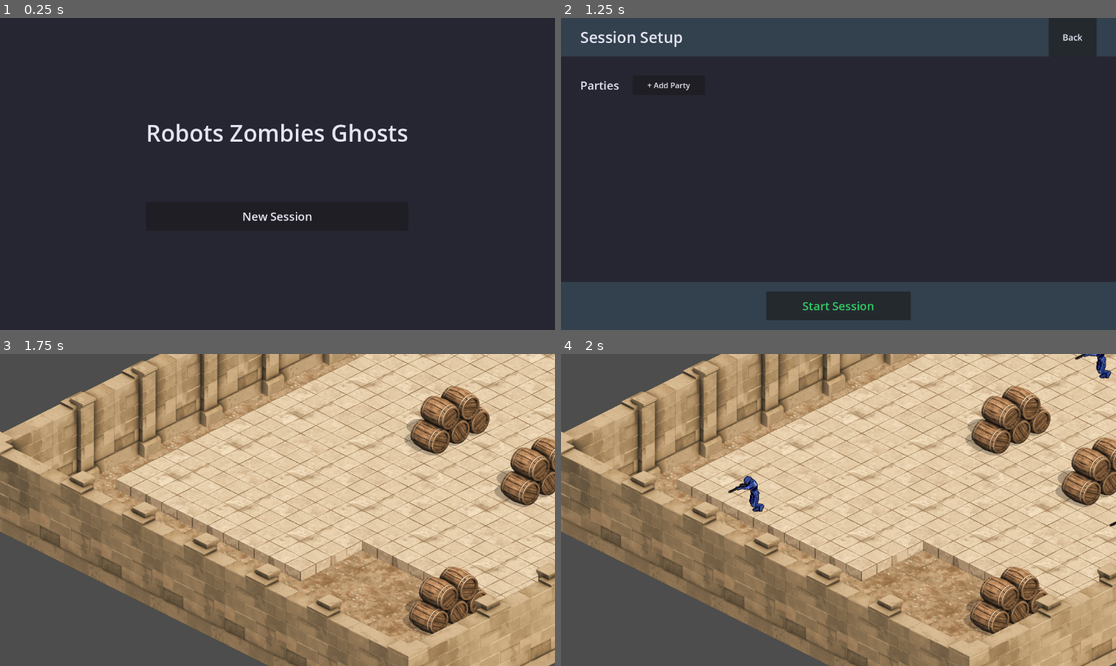
Above: before the commit, frames 1-4 (two rows, left to right).
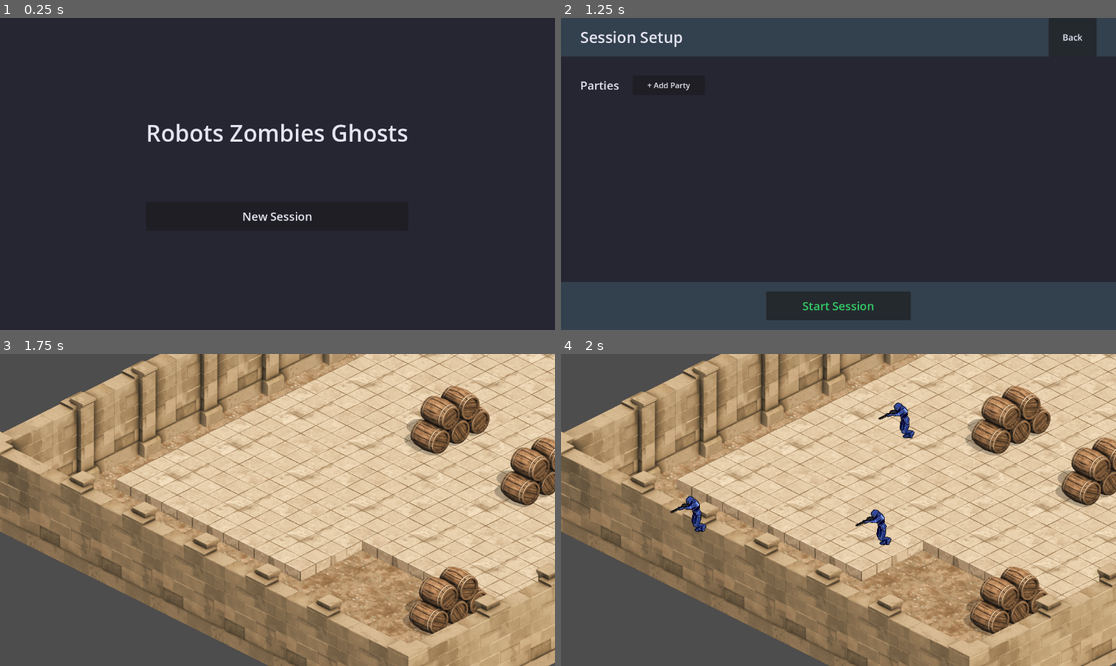
Above: after the commit, the same moments.

Repository: iolmstead23/robots-zombies-ghosts
Game: Godot game, scene res://Controllers/SessionController/UI/main_menu.tscn
Same seed, same stepped clock (60 frames per second), same inputs: the game is played once before the commit and once after it.
Inputs:
- Up to frame 1 (0.25 s): no input
- Up to frame 2 (1.25 s): click "New Session" at 0.5 s
- Up to frame 3 (1.75 s): click "Start Session" at 1.25 s
- Up to frame 4 (2 s): no input

Frames 1-3 are identical in both runs. In frame 4, 1.2% of the frame differs, in the area x 19-100%, y 0-62%.

Commit message:
added readme

Diff:
--- a/Agents/agent.gd
+++ b/Agents/agent.gd
@@ -1,5 +1,4 @@
 extends CharacterBody2D
-class_name Agent
 
 ## Main agent controller for turn-based hex navigation
 
--- a/Controllers/AgentManager/Core/agent_manager.gd
+++ b/Controllers/AgentController/Core/agent_controller.gd
@@ -1,7 +1,7 @@
-class_name AgentManager
+class_name AgentController
 extends Node
 
-## AgentManager
+## AgentController
 ##
 ## Manages multiple agents in a turn-based system.
 ## Handles agent spawning, turn order, and movement tracking.
@@ -46,7 +46,7 @@
 		# Try to load default agent scene
 		agent_scene = load("res://Agents/agent.tscn")
 		if agent_scene == null:
-			push_error("[AgentManager] Failed to load default agent scene from res://Agents/agent.tscn")
+			push_error("[AgentController] Failed to load default agent scene from res://Agents/agent.tscn")
 
 
 ## Initialize the agent manager with required references
@@ -55,48 +55,48 @@
 	navigation_controller = nav_controller
 	_ensure_agent_scene_loaded()
 	is_initialized = true
-	print("[AgentManager] Initialized with grid and navigation controller")
+	print("[AgentController] Initialized with grid and navigation controller")
 
 
 ## Spawn agents at random positions within the navigation map
 func spawn_agents(count: int = -1) -> void:
-	print("[AgentManager] ===== SPAWN_AGENTS CALLED =====")
-	print("[AgentManager] Requested count: %d" % count)
-	print("[AgentManager] Initialized: %s" % is_initialized)
-	print("[AgentManager] In scene tree: %s" % is_inside_tree())
-	print("[AgentManager] Agent scene: %s" % ("Loaded" if agent_scene != null else "NULL"))
+	print("[AgentController] ===== SPAWN_AGENTS CALLED =====")
+	print("[AgentController] Requested count: %d" % count)
+	print("[AgentController] Initialized: %s" % is_initialized)
+	print("[AgentController] In scene tree: %s" % is_inside_tree())
+	print("[AgentController] Agent scene: %s" % ("Loaded" if agent_scene != null else "NULL"))
 
 	if not is_initialized:
-		push_error("[AgentManager] Cannot spawn agents - not initialized")
+		push_error("[AgentController] Cannot spawn agents - not initialized")
 		return
 
 	if count > 0:
 		agent_count = clamp(count, 1, 4)
 
-	print("[AgentManager] Will spawn %d agents" % agent_count)
+	print("[AgentController] Will spawn %d agents" % agent_count)
 
 	# Clear existing agents
 	_clear_agents()
 
 	# Get valid spawn positions
 	var spawn_positions = _get_random_spawn_positions(agent_count)
-	print("[AgentManager] Found %d valid spawn positions (need %d)" % [spawn_positions.size(), agent_count])
+	print("[AgentController] Found %d valid spawn positions (need %d)" % [spawn_positions.size(), agent_count])
 
 	if spawn_positions.size() < agent_count:
-		push_error("[AgentManager] Not enough valid spawn positions found")
+		push_error("[AgentController] Not enough valid spawn positions found")
 		return
 
 	# Spawn each agent
 	for i in range(agent_count):
-		print("[AgentManager] Spawning agent %d/%d..." % [i + 1, agent_count])
+		print("[AgentController] Spawning agent %d/%d..." % [i + 1, agent_count])
 		var agent = _spawn_agent(i, spawn_positions[i])
 		if agent:
 			agents.append(agent)
-			print("[AgentManager] ✓ Agent %d spawned successfully" % (i + 1))
+			print("[AgentController] ✓ Agent %d spawned successfully" % (i + 1))
 		else:
-			push_error("[AgentManager] ✗ Failed to spawn agent %d" % (i + 1))
-
-	print("[AgentManager] ===== SPAWN COMPLETE: %d/%d agents spawned =====" % [agents.size(), agent_count])
+			push_error("[AgentController] ✗ Failed to spawn agent %d" % (i + 1))
+
+	print("[AgentController] ===== SPAWN COMPLETE: %d/%d agents spawned =====" % [agents.size(), agent_count])
 
 	# Strict validation: Agents array must be exactly agent_count in length, and must not contain nulls
 	var valid_agent_count := (agents.size() == agent_count)
@@ -107,7 +107,7 @@
 			break
 
 	if not valid_agent_count or has_null_agent:
-		push_error("[AgentManager] ERROR - Agent array invalid after spawn: Expected %d, Got %d, Null: %s" % [
+		push_error("[AgentController] ERROR - Agent array invalid after spawn: Expected %d, Got %d, Null: %s" % [
 			agent_count, agents.size(), str(has_null_agent)
 		])
 		_clear_agents()
@@ -120,7 +120,7 @@
 		session_active = true
 		_start_next_agent_turn()
 	else:
-		push_error("[AgentManager] No agents were successfully spawned!")
+		push_error("[AgentController] No agents were successfully spawned!")
 
 
 ## Get random spawn positions within the navigation map
@@ -207,8 +207,8 @@
 		if pathfinder:
 			agent_controller.set_hex_navigation(hex_grid, pathfinder)
 
-	print("[AgentManager] Spawned %s at %s" % [agent_data.agent_name, position])
-	print("[AgentManager] AgentData constructed: id=%s, creation_time=%s, controller=%s" % [str(agent_data.agent_id), str(agent_data.creation_time), str(agent_controller.get_path())])
+	print("[AgentController] Spawned %s at %s" % [agent_data.agent_name, position])
+	print("[AgentController] AgentData constructed: id=%s, creation_time=%s, controller=%s" % [str(agent_data.agent_id), str(agent_data.creation_time), str(agent_controller.get_path())])
 	return agent_data
 
 
@@ -253,7 +253,7 @@
 		active_agent_index = 0
 		current_round += 1
 		all_agents_completed_round.emit()
-		print("[AgentManager] Round %d completed" % current_round)
+		print("[AgentController] Round %d completed" % current_round)
 
 	# Set controllability: enable only for next_agent
 	for i in range(agents.size()):
@@ -274,13 +274,13 @@
 	agent_turn_started.emit(next_agent)
 
 	# Turn debug print
-	print("[AgentManager] ===== AGENT TURN =====")
-	print("[AgentManager] Active agent: %s (Index: %d, Round: %d)" % [
+	print("[AgentController] ===== AGENT TURN =====")
+	print("[AgentController] Active agent: %s (Index: %d, Round: %d)" % [
 		next_agent.agent_name,
 		active_agent_index,
 		current_round
 	])
-	print("[AgentManager] =======================")
+	print("[AgentController] =======================")
 
 
 ## Get the currently active agent
@@ -294,11 +294,11 @@
 func get_all_agents() -> Array[AgentData]:
 	# Enforce agent array validity
 	if agents.size() != agent_count:
-		push_error("[AgentManager] get_all_agents(): agents.size (%d) != expected agent_count (%d)" % [agents.size(), agent_count])
+		push_error("[AgentController] get_all_agents(): agents.size (%d) != expected agent_count (%d)" % [agents.size(), agent_count])
 		return []
 	for a in agents:
 		if a == null:
-			push_error("[AgentManager] get_all_agents(): Null agent detected in agents array.")
+			push_error("[AgentController] get_all_agents(): Null agent detected in agents array.")
 			return []
 	return agents
 
@@ -311,14 +311,14 @@
 		return false
 
 	if not active_agent.use_movement_action(distance_meters):
-		print("[AgentManager] %s has no distance remaining (%d / %d meters used)" % [
+		print("[AgentController] %s has no distance remaining (%d / %d meters used)" % [
 			active_agent.agent_name,
 			active_agent.distance_traveled_this_turn,
 			active_agent.max_distance_per_turn
 		])
 		return false
 
-	print("[AgentManager] %s moved %d meters (%d / %d meters used)" % [
+	print("[AgentController] %s moved %d meters (%d / %d meters used)" % [
 		active_agent.agent_name,
 		distance_meters,
 		active_agent.distance_traveled_this_turn,
@@ -329,7 +329,7 @@
 
 	# Auto-advance turn if distance exhausted
 	if not active_agent.can_move():
-		print("[AgentManager] %s exhausted distance budget (%d / %d meters), ending turn" % [
+		print("[AgentController] %s exhausted distance budget (%d / %d meters), ending turn" % [
 			active_agent.agent_name,
 			active_agent.distance_traveled_this_turn,
 			active_agent.max_distance_per_turn
@@ -343,7 +343,7 @@
 func end_current_agent_turn() -> void:
 	var active_agent = get_active_agent()
 	if active_agent:
-		print("[AgentManager] Manually ending %s turn" % active_agent.agent_name)
+		print("[AgentController] Manually ending %s turn" % active_agent.agent_name)
 		_start_next_agent_turn()
 
 
@@ -360,11 +360,11 @@
 
 
 func _on_agent_turn_started(agent_id: String) -> void:
-	print("[AgentManager] Agent turn started: %s" % agent_id)
+	print("[AgentController] Agent turn started: %s" % agent_id)
 
 
 func _on_agent_turn_ended(agent_id: String, total_movements: int) -> void:
-	print("[AgentManager] Agent turn ended: %s (used %d movements)" % [agent_id, total_movements])
+	print("[AgentController] Agent turn ended: %s (used %d movements)" % [agent_id, total_movements])
 
 	# Find the agent and re-emit the signal for external listeners
 	for agent_data in agents:
@@ -387,7 +387,7 @@
 
 ## Print debug information
 func print_state() -> void:
-	print("=== AgentManager State ===")
+	print("=== AgentController State ===")
 	var state = get_state()
 	for key in state:
 		print("  %s: %s" % [key, state[key]])
--- a/Controllers/SessionController/Core/session_controller.gd
+++ b/Controllers/SessionController/Core/session_controller.gd
@@ -11,7 +11,7 @@
 const DebugControllerScript = preload("res://Controllers/DebugController/Core/debug_controller.gd")
 const UIControllerScript = preload("res://Controllers/UIController/Core/ui_controller.gd")
 const SelectionControllerScript = preload("res://Controllers/SelectionController/Core/selection_controller.gd")
-const AgentManagerScript = preload("res://Controllers/AgentManager/Core/agent_manager.gd")
+const AgentControllerScript = preload("res://Controllers/AgentController/Core/agent_controller.gd")
 
 # ============================================================================
 # SIGNALS - Session Lifecycle
@@ -21,7 +21,7 @@
 signal session_started()
 signal session_ended()
 signal terrain_initialized()
-# Emitted when the current agent's turn changes (mirrors AgentManager's agent_turn_started).
+# Emitted when the current agent's turn changes (mirrors AgentController's agent_turn_started).
 signal turn_changed(agent_data)
 
 # ============================================================================
@@ -66,7 +66,7 @@
 var debug_controller # DebugController instance
 var ui_controller # UIController instance
 var selection_controller # SelectionController instance
-var agent_manager # AgentManager instance
+var agent_manager # AgentController instance
 
 # ============================================================================
 # SESSION STATE
@@ -165,18 +165,18 @@
 		add_child(selection_controller)
 		print("    ✓ SelectionController created")
 
-	print("  Creating AgentManager...")
+	print("  Creating AgentController...")
 	agent_manager = null
-	agent_manager = AgentManagerScript.new() if typeof(AgentManagerScript) == TYPE_OBJECT else null
+	agent_manager = AgentControllerScript.new() if typeof(AgentControllerScript) == TYPE_OBJECT else null
 	if agent_manager == null:
-		push_error("Failed to create AgentManager!")
+		push_error("Failed to create AgentController!")
 		failed = true
 	else:
-		agent_manager.name = "AgentManager"
+		agent_manager.name = "AgentController"
 		agent_manager.agent_count = number_of_agents
 		agent_manager.max_movements_per_turn = max_movements_per_turn
 		add_child(agent_manager)
-		print("    ✓ AgentManager created")
+		print("    ✓ AgentController created")
 
 	if failed:
 		push_warning("One or more controllers failed to initialize. See errors above.")
@@ -227,7 +227,7 @@
 	try_connect(selection_controller.object_selected, _on_object_selected, "object_selected", "selection_controller")
 	try_connect(selection_controller.selection_cleared, _on_selection_cleared, "selection_cleared", "selection_controller")
 
-	# AgentManager Signals
+	# AgentController Signals
 	try_connect(agent_manager.agents_spawned, _on_agents_spawned, "agents_spawned", "agent_manager")
 	try_connect(agent_manager.agent_turn_started, _on_agent_turn_started, "agent_turn_started", "agent_manager")
 	try_connect(agent_manager.agent_turn_ended, _on_agent_turn_ended, "agent_turn_ended", "agent_manager")
@@ -546,7 +546,7 @@
 		print("SessionController: Selection cleared")
 
 # ============================================================================
-# EVENT HANDLERS - AgentManager
+# EVENT HANDLERS - AgentController
 # ============================================================================
 
 func _on_agents_spawned(agent_count: int) -> void:
@@ -699,7 +699,7 @@
 func get_selection_controller(): # Returns SelectionController
 	return selection_controller
 
-func get_agent_manager(): # Returns AgentManager
+func get_agent_manager(): # Returns AgentController
 	return agent_manager
 
 # ============================================================================
--- a/Controllers/UIController/UI/selection_overlay.gd
+++ b/Controllers/UIController/UI/selection_overlay.gd
@@ -135,7 +135,7 @@
 	print("[SelectionOverlay] Updated turn info: %s" % label_text)
 
 func _request_initial_turn_info() -> void:
-	"""Request the current turn info from AgentManager in case we missed the initial signal"""
+	"""Request the current turn info from AgentController in case we missed the initial signal"""
 	if not session_controller:
 		return
 
--- a/main.gd
+++ b/main.gd
@@ -15,7 +15,7 @@
 var selected_cell: HexCell = null
 
 # Multi-agent support
-var agent_manager: AgentManager = null
+var agent_manager: AgentController = null
 var active_agent_data: AgentData = null
 
 func _ready() -> void:
@@ -59,7 +59,7 @@
 
 		# Get initial active agent
 		active_agent_data = agent_manager.get_active_agent()
-		print("AgentManager initialized - Active agent: %s" % (active_agent_data.agent_name if active_agent_data else "None"))
+		print("AgentController initialized - Active agent: %s" % (active_agent_data.agent_name if active_agent_data else "None"))
 
 	# Connect to navigation controller signals for logging
 	var nav_controller = session_controller.get_navigation_controller()
@@ -343,9 +343,9 @@
 		str(script_class_name)
 	])
 
-	var agent_controller: Agent = controller_node as Agent
+	var agent_controller: CharacterBody2D = controller_node as CharacterBody2D
 	if not agent_controller:
-		print("\n❌ ERROR: Active agent controller is not recognized as 'Agent'")
+		print("\n❌ ERROR: Active agent controller is not a CharacterBody2D")
 		if controller_node:
 			print("[DEBUG] Node class: %s, script: %s, script class_name property: %s" % [
 				controller_node.get_class(),
Not shown, changed: Agents/agent.gd.uid
Not shown: 1 places in Agents/agent.tscn that only renumber resources
Renamed: Controllers/AgentManager/Core/agent_manager.gd.uid -> Controllers/AgentController/Core/agent_controller.gd.uid
Renamed: Controllers/AgentManager/Core/agent_data.gd -> Controllers/AgentController/Core/agent_data.gd
Renamed: Controllers/AgentManager/Core/agent_data.gd.uid -> Controllers/AgentController/Core/agent_data.gd.uid
Renamed: Controllers/NavigationController/AgentNavigation/turn_based_pathfinder.uid -> Controllers/NavigationController/AgentNavigation/TurnBasedPathfinder.gd.uid
Not shown: 1 places in Controllers/UIController/UI/selection_overlay.tscn that only renumber resources
Not shown, added: Controllers/AgentController/README.md
